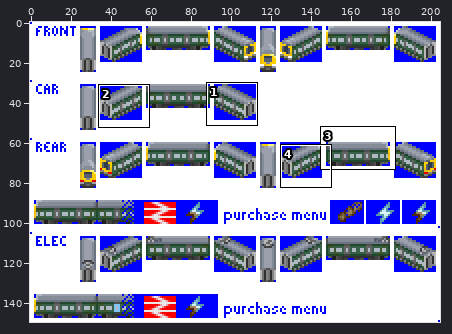
A sprite sheet gets an edit: gfx/br_769_gwr.png. The picture above shows the old version from afar; the outline marks the close-up.
Close-up. Old version:
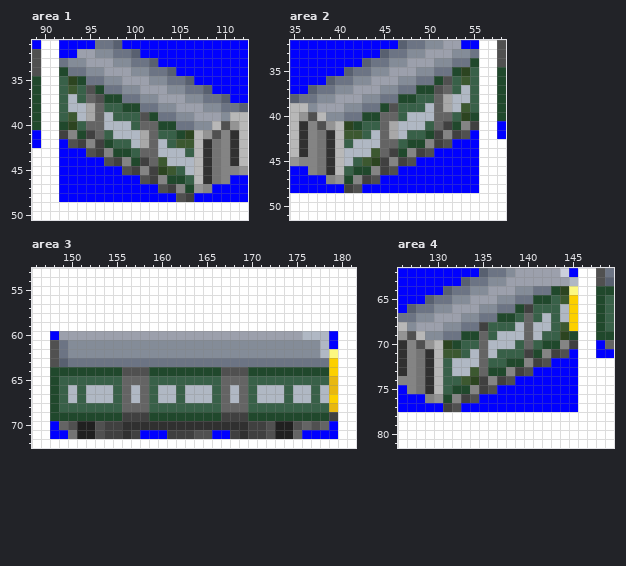
The file is 205x150 pixels. Colours within 5 levels of each other are drawn and written as one. Shown: area 1: x 89..112, y 31..50; area 2: x 35..58, y 32..51; area 3: x 146..181, y 53..72; area 4: x 126..149, y 62..81. The commit also changed other parts of the picture, which this record leaves out.
After:
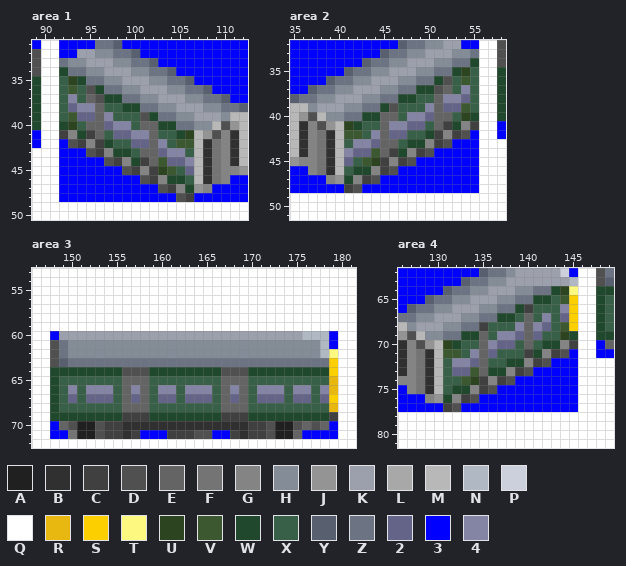
Palette (. is transparent): A #202020  B #303030  C #404040  D #505050  E #646464  F #747474  G #848484  H #848c98  J #949494  K #9ca0ac  L #a8a8a8  M #b8b8b8  N #b0b8c4  P #ccd0dc  Q #ffffff  R #e8b810  S #fcd000  T #fcf880  U #2c4420  V #3c5830  W #20482c  X #386048  Y #586070  Z #6c7484  2 #646488  3 #0000ff  4 #8484a4
Change:
{"where": "area 1"}
{"y":37,"x":93,"old":"N","new":"4"}
{"y":38,"x":93,"old":"NNL","new":"244"}
{"y":39,"x":94,"old":"NL","new":"22"}
{"y":39,"x":97,"old":"N","new":"4"}
{"y":40,"x":97,"old":"NNN","new":"244"}
{"y":41,"x":98,"old":"NNNL","new":"2244"}
{"y":42,"x":100,"old":"NL","new":"22"}
{"y":42,"x":103,"old":"N","new":"4"}
{"y":43,"x":103,"old":"NNN","new":"244"}
{"y":44,"x":104,"old":"NNN","new":"224"}
{"y":45,"x":106,"old":"N","new":"2"}
{"where": "area 2"}
{"y":37,"x":54,"old":"N","new":"4"}
{"y":38,"x":52,"old":"LNN","new":"442"}
{"y":39,"x":50,"old":"N","new":"4"}
{"y":39,"x":52,"old":"LN","new":"22"}
{"y":40,"x":48,"old":"NNN","new":"442"}
{"y":41,"x":46,"old":"LNNN","new":"4422"}
{"y":42,"x":44,"old":"N","new":"4"}
{"y":42,"x":46,"old":"LN","new":"22"}
{"y":43,"x":42,"old":"NNN","new":"442"}
{"y":44,"x":41,"old":"NNN","new":"422"}
{"y":45,"x":41,"old":"N","new":"2"}
{"where": "area 3"}
{"y":66,"x":150,"old":"N","new":"4"}
{"y":66,"x":152,"old":"NNN","new":"444"}
{"y":66,"x":157,"old":"N","new":"4"}
{"y":66,"x":160,"old":"NN","new":"44"}
{"y":66,"x":163,"old":"NNN","new":"444"}
{"y":66,"x":168,"old":"N","new":"4"}
{"y":66,"x":171,"old":"NNN","new":"444"}
{"y":66,"x":175,"old":"NN","new":"44"}
{"y":66,"x":178,"old":"N","new":"4"}
{"y":67,"x":150,"old":"N","new":"2"}
{"y":67,"x":152,"old":"NNN","new":"222"}
{"y":67,"x":157,"old":"N","new":"2"}
{"y":67,"x":160,"old":"NN","new":"22"}
{"y":67,"x":163,"old":"NNN","new":"222"}
{"y":67,"x":168,"old":"N","new":"2"}
{"y":67,"x":171,"old":"NNN","new":"222"}
{"y":67,"x":175,"old":"NN","new":"22"}
{"y":67,"x":178,"old":"N","new":"2"}
{"where": "area 4"}
{"y":66,"x":144,"old":"N","new":"4"}
{"y":67,"x":142,"old":"N","new":"4"}
{"y":67,"x":144,"old":"N","new":"2"}
{"y":68,"x":139,"old":"N","new":"4"}
{"y":68,"x":141,"old":"NN","new":"42"}
{"y":69,"x":137,"old":"NNN","new":"442"}
{"y":69,"x":141,"old":"N","new":"2"}
{"y":70,"x":136,"old":"NNN","new":"422"}
{"y":71,"x":134,"old":"N","new":"4"}
{"y":71,"x":136,"old":"N","new":"2"}
{"y":72,"x":132,"old":"NNN","new":"442"}
{"y":73,"x":132,"old":"NN","new":"22"}
